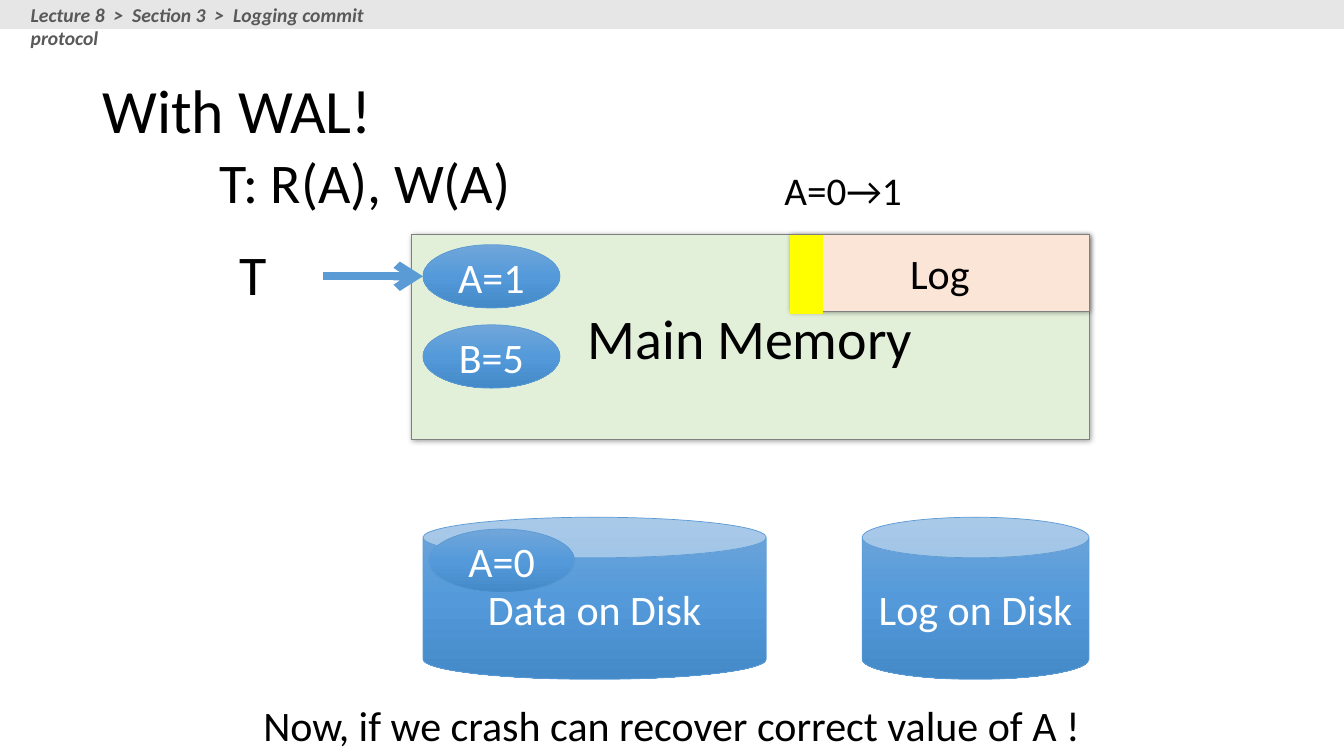
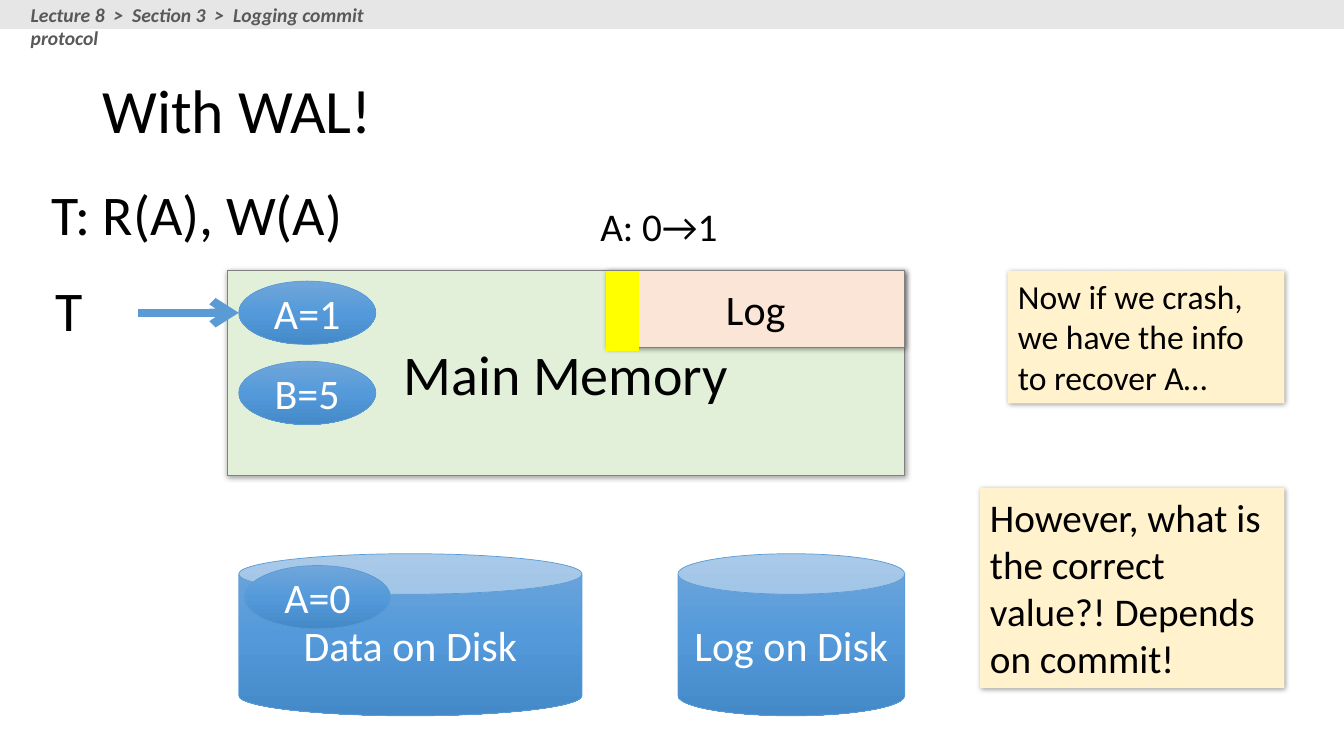
Before and after one commit to XIEQ/cs145-notebooks, a slide deck: slide 48 of lecture-8-9/Lectures_8_9_TXNs.pptx (slide 47 before the commit). Drawn at 1344x756 pixels with LibreOffice and Linux fonts; fonts in the diff are those of the drawing. Boxes give left, top, right and bottom in pixels: in the first picture for what was removed or moved away, otherwise in the second. Text is boxed around its words. In the diff, an @@ line names an element or a change of style, - is before the commit and + after.

```diff
--- a/lecture-8-9/Lectures_8_9_TXNs.pptx
+++ b/lecture-8-9/Lectures_8_9_TXNs.pptx
@@ text "T: R(A), W(A)": place and size @@
-text "T: R(A), W(A)" at bbox=[220, 162, 510, 211]
+text "T: R(A), W(A)" at bbox=[52, 194, 342, 243]
@@ text at bbox=[600, 215, 717, 242]: text changed @@
-A=0→1
+A: 0→1
@@ 3 rectangles, 3 ellipses, 2 cylinders, 1 text, 1 arrow: place and size @@
-3 rectangles, 3 ellipses, 2 cylinders, 1 text, 1 arrow at bbox=[239, 234, 1090, 680]
+3 rectangles, 3 ellipses, 2 cylinders, 1 text, 1 arrow at bbox=[55, 271, 905, 716]
@@ rectangle added at bbox=[1008, 271, 1285, 403], fill #FFF2CC, 24 pt, text #000000 @@
+Now if we crash, we have the info to recover A…
@@ rectangle added at bbox=[980, 488, 1285, 689], fill #FFF2CC, 28 pt, text #000000 @@
+However, what is the correct value?! Depends on commit!
@@ text removed at bbox=[263, 712, 1056, 746] @@
-Now, if we crash can recover correct value of A !
```
Also in this commit, not shown: 25 other slides changed, 1 slide added, 2 slides removed, 1 other file.
